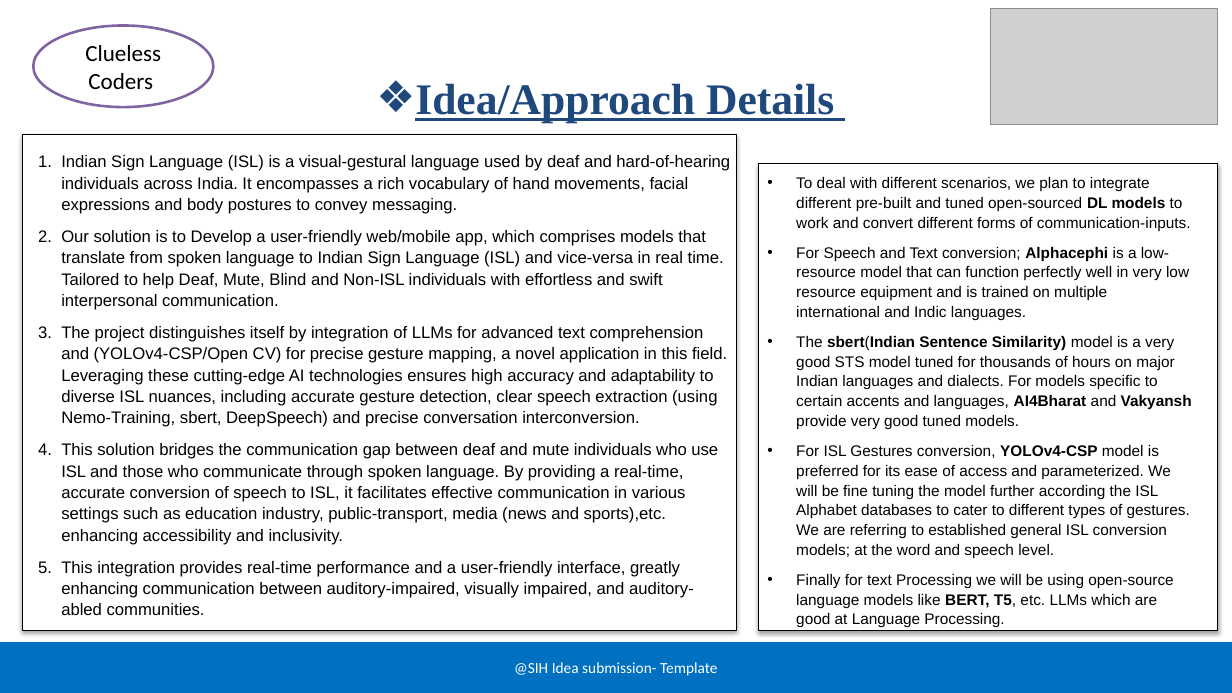
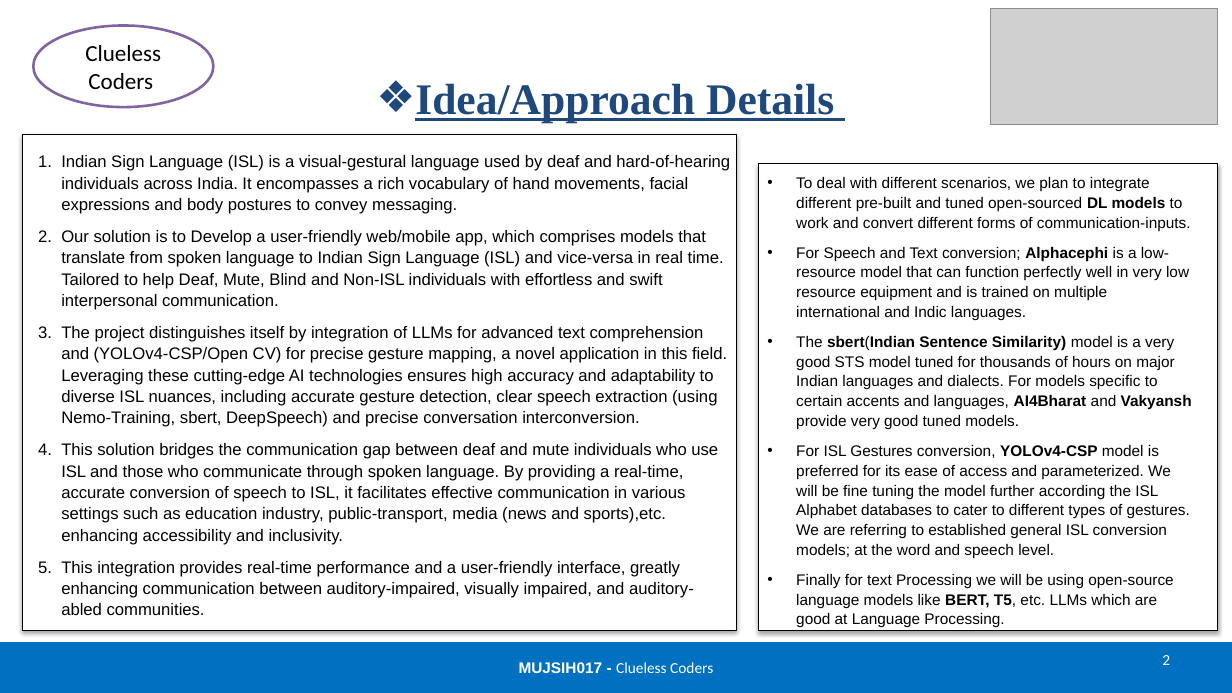
Before and after one commit to Kroszborg/MUJSIH017_Clueless-Coders, a slide deck: slide 2 of Content/MUJSIH017_CluelessCodersv2.pptx. Drawn at 1232x693 pixels with LibreOffice and Linux fonts; fonts in the diff are those of the drawing; grey boxes stand for pictures. Boxes give left, top, right and bottom in pixels: in the first picture for what was removed or moved away, otherwise in the second. Text is boxed around its words. In the diff, an @@ line names an element or a change of style, - is before the commit and + after.

Commit message:
Updated ppt and pdf

```diff
--- a/Content/MUJSIH017_CluelessCodersv2.pptx
+++ b/Content/MUJSIH017_CluelessCodersv2.pptx
@@ text added at (x1=1162, y1=655, x2=1170, y2=665), 12 pt, text #FFFFFF @@
+2
@@ text in rectangle at (x1=519, y1=662, x2=713, y2=673): text changed @@
-@SIH Idea submission- Template
+MUJSIH017 - Clueless Coders
```
Also in this commit, not shown: 3 other slides changed, 4 other files.
